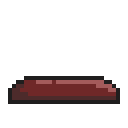
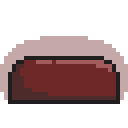
Comparing the layer stacks of the two 128×128 images. Changes:
added layer "Capa 2" (40%) above "Capa 1 copia" over [0, 36, 128, 100]
showed "Capa 1 copia", painted on it over [8, 56, 120, 96]
hid "Capa 1" over [8, 76, 120, 96]
